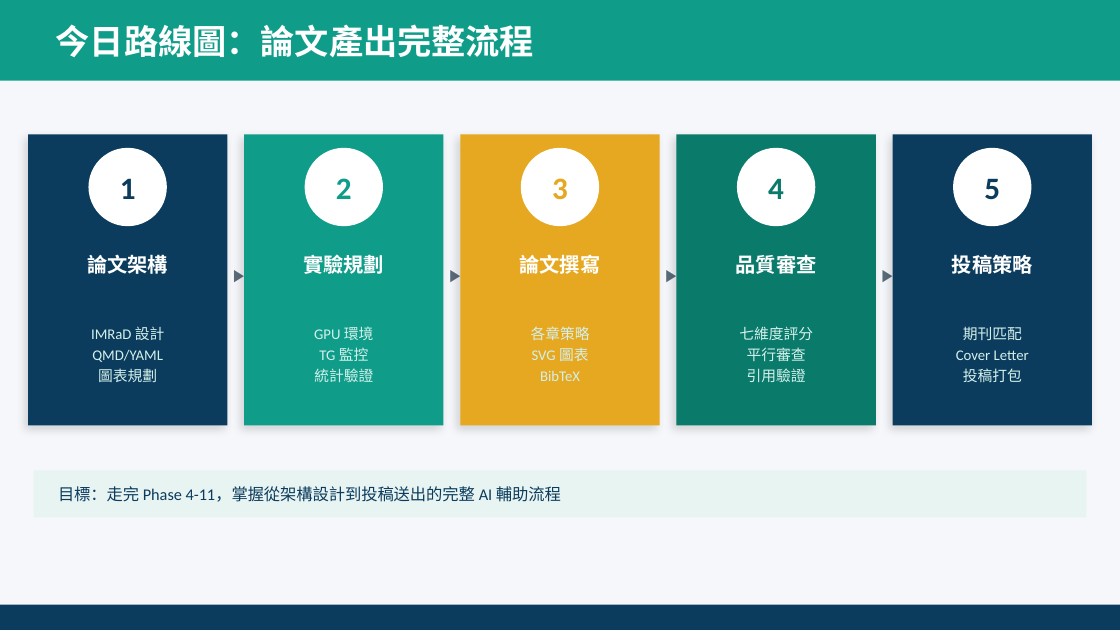
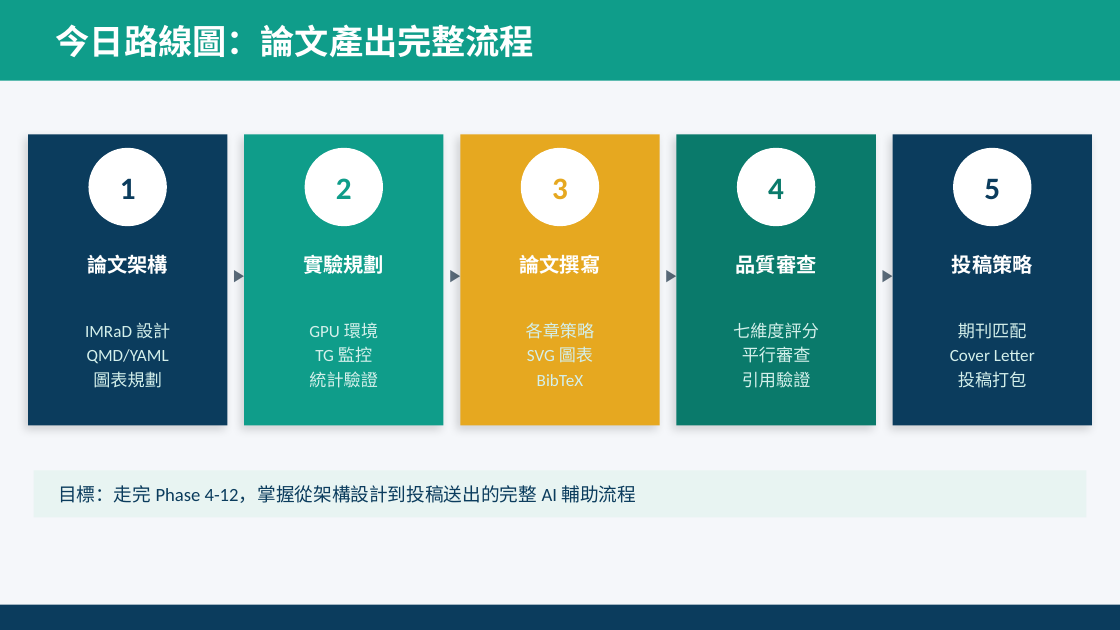
Before and after one commit to ai-cooperation/paperlab, a slide deck: slide 5 of dist/Day2_Full_AI研究進階.pptx. Drawn at 1120x630 pixels with LibreOffice and Linux fonts; fonts in the diff are those of the drawing. Boxes give left, top, right and bottom in pixels: in the first picture for what was removed or moved away, otherwise in the second. Text is boxed around its words. In the diff, an @@ line names an element or a change of style, - is before the commit and + after.

```diff
--- a/dist/Day2_Full_AI研究進階.pptx
+++ b/dist/Day2_Full_AI研究進階.pptx
@@ size 9.5 to 11 pt in 5 elements at <box>85,322,170,388</box>, <box>309,322,378,388</box>, <box>526,322,595,386</box>, <box>733,322,819,388</box>, <box>950,323,1035,388</box> @@
@@ text at <box>58,485,636,503</box>: text changed; size 10.5 to 12 pt @@
-目標：走完 Phase 4-11，掌握從架構設計到投稿送出的完整 AI 輔助流程
+目標：走完 Phase 4-12，掌握從架構設計到投稿送出的完整 AI 輔助流程
```
Also in this commit, not shown: 55 other slides changed, 14 slides added, 15 other files.
